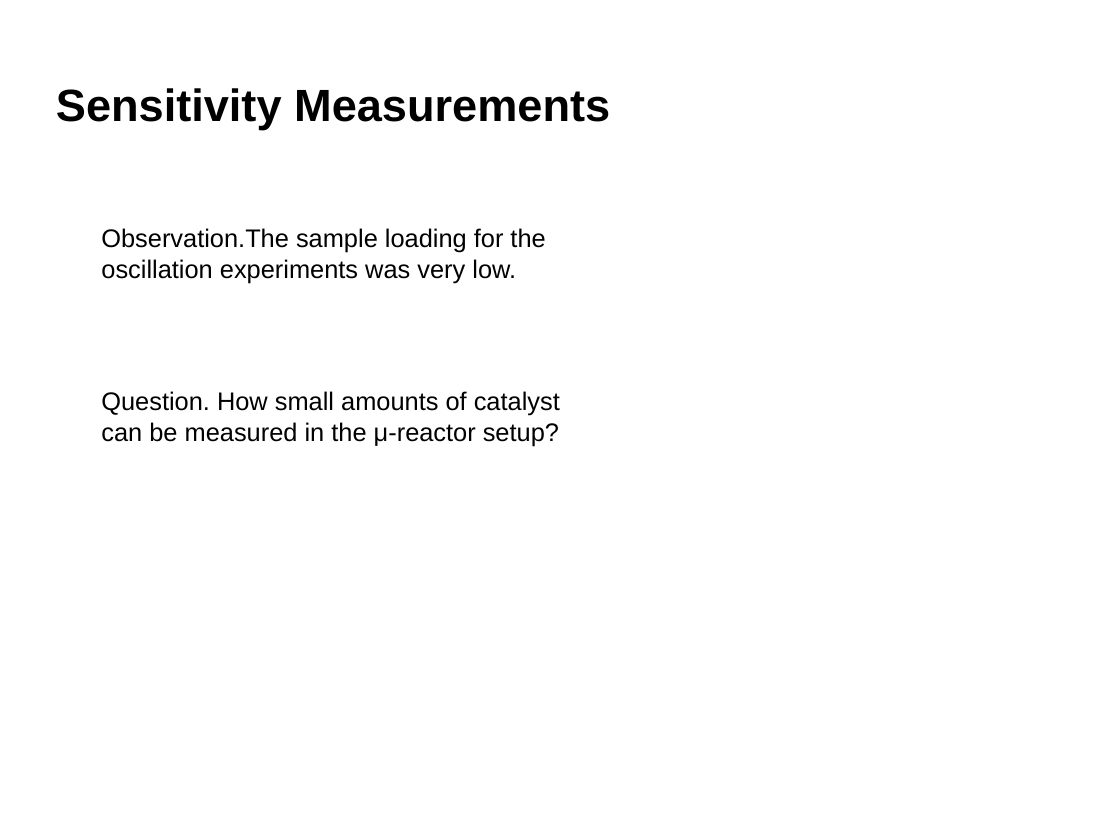
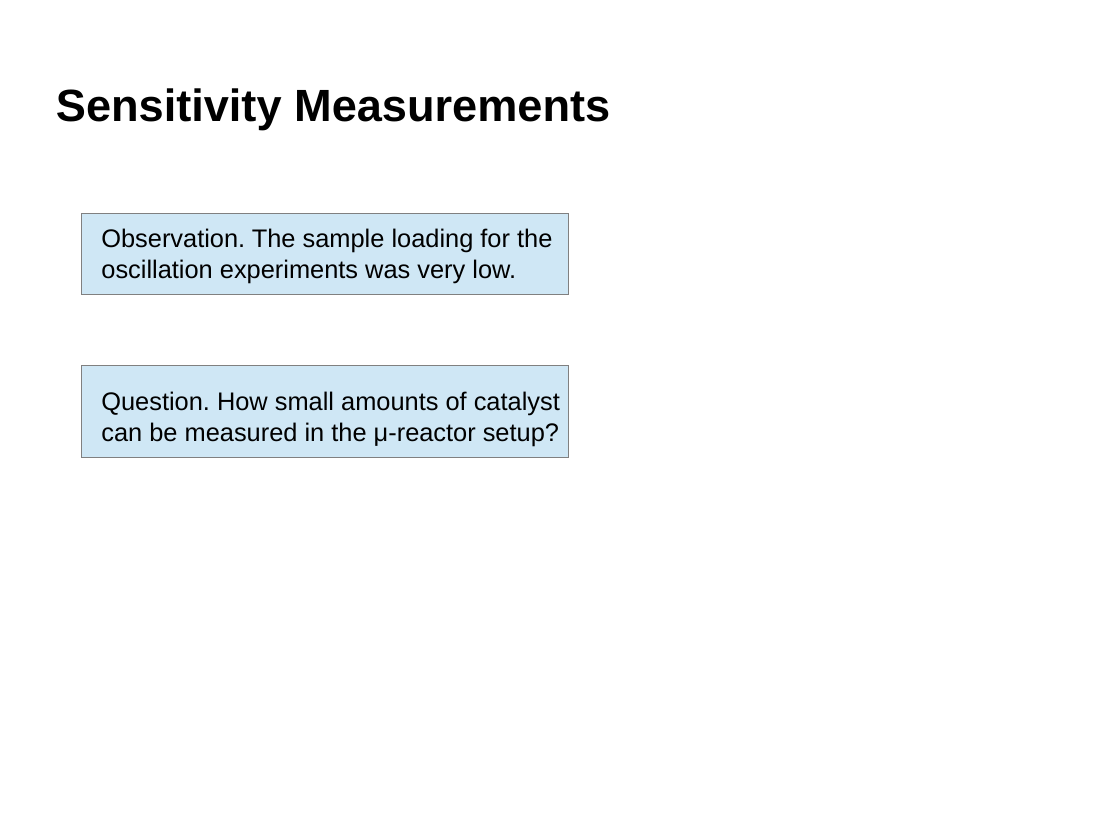
Before and after one commit to robertjensen/Thesis, a slide deck: slide 33 of defence/presentaation.odp. Drawn at 1120x840 pixels with LibreOffice and Linux fonts; fonts in the diff are those of the drawing; background and template pictures are left out. Boxes give left, top, right and bottom in pixels: in the first picture for what was removed or moved away, otherwise in the second. Text is boxed around its words. In the diff, an @@ line names an element or a change of style, - is before the commit and + after.

```diff
--- a/defence/presentaation.odp
+++ b/defence/presentaation.odp
@@ rectangle added at [81,213,569,295], fill #CFE7F5, outline #808080 0 pt @@
@@ text at [101,228,552,283]: spaces changed @@
-Observation.The sample loading for the oscillation experiments was very low.
+Observation. The sample loading for the oscillation experiments was very low.
@@ rectangle added at [81,366,569,457], fill #CFE7F5, outline #808080 0 pt @@
```
Also in this commit, not shown: 4 other slides changed, 2 other files.
